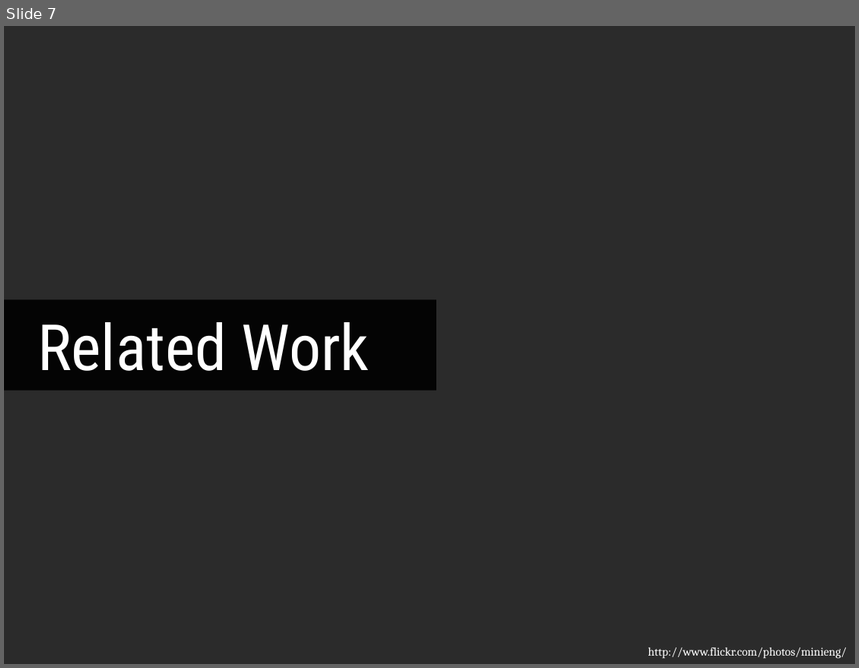
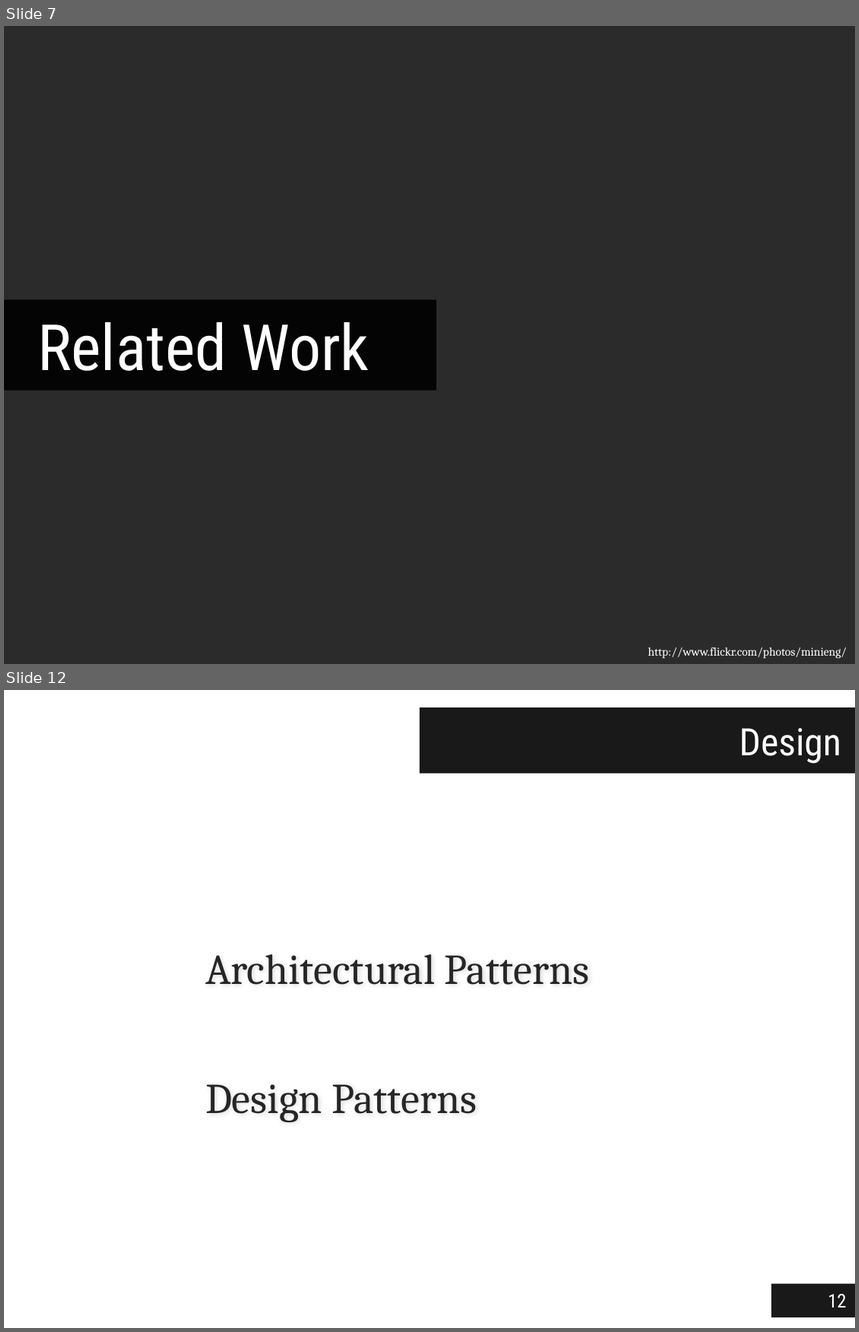
Before and after one commit to jgradim/thesis, a slide deck: presentations/jgradim-presentation.pptx. Shown one above the other, each under a label of ours: slide 7 before the commit, slides 7 and 12 after it; the slides between them are not shown. The pictures are 859x668 and 859x1332 pixels, drawn with LibreOffice and Linux fonts; fonts in the diff are those of the drawing; background and template pictures are left out; a plain dark background stands for a picture behind light text. Boxes give left, top, right and bottom in pixels: in the first picture for what was removed or moved away, otherwise in the second. Text is boxed around its words. In the diff, an @@ line names an element or a change of style, - is before the commit and + after.

Commit message:
Almost final version of the presentation, missing diagram for Role-Object pattern

```diff
--- a/presentations/jgradim-presentation.pptx
+++ b/presentations/jgradim-presentation.pptx
@@ slide 12 added at (4,690,855,1328), background #FFFFFF @@
@@ title added at (420,708,855,774), fill #000000 at 90% opacity, 32 pt, text #FFFFFF @@
+Design
@@ text added at (205,954,590,1123), 36 pt, text #262626 @@
+Architectural Patterns
+Design Patterns
@@ page number added at (772,1284,855,1319), fill #000000 at 90% opacity, 16 pt, text #FFFFFF @@
+12
```
Also in this commit, not shown: 32 slides changed, 6 other slides added.
